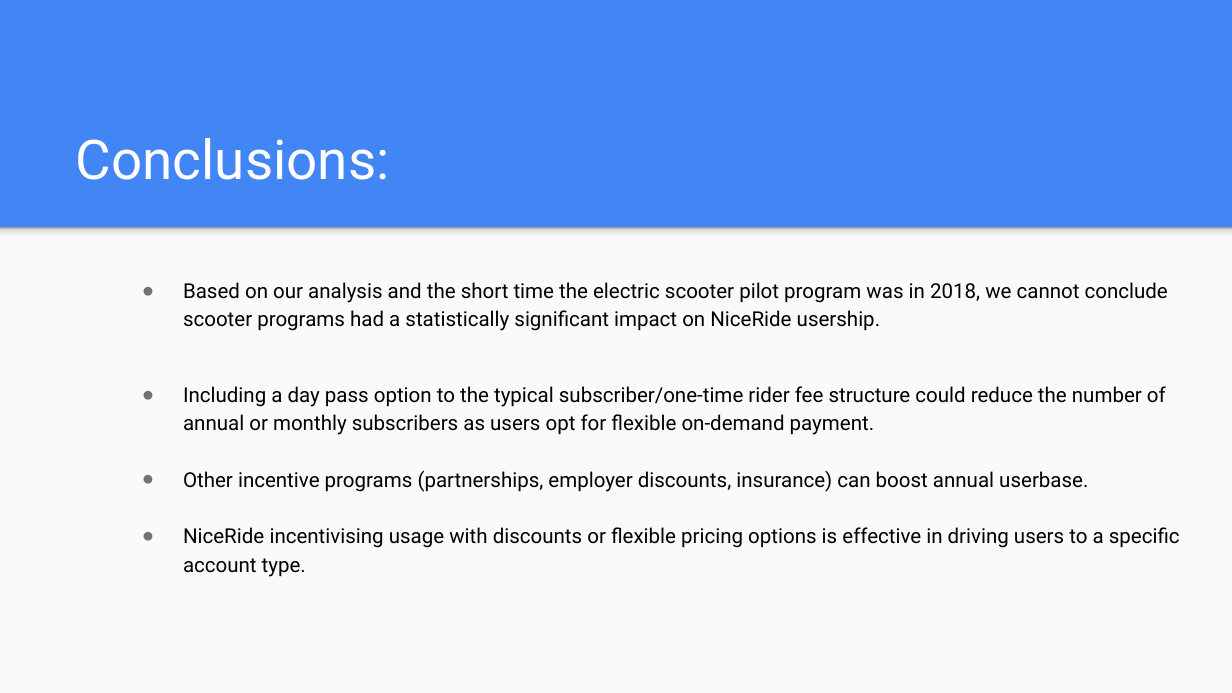
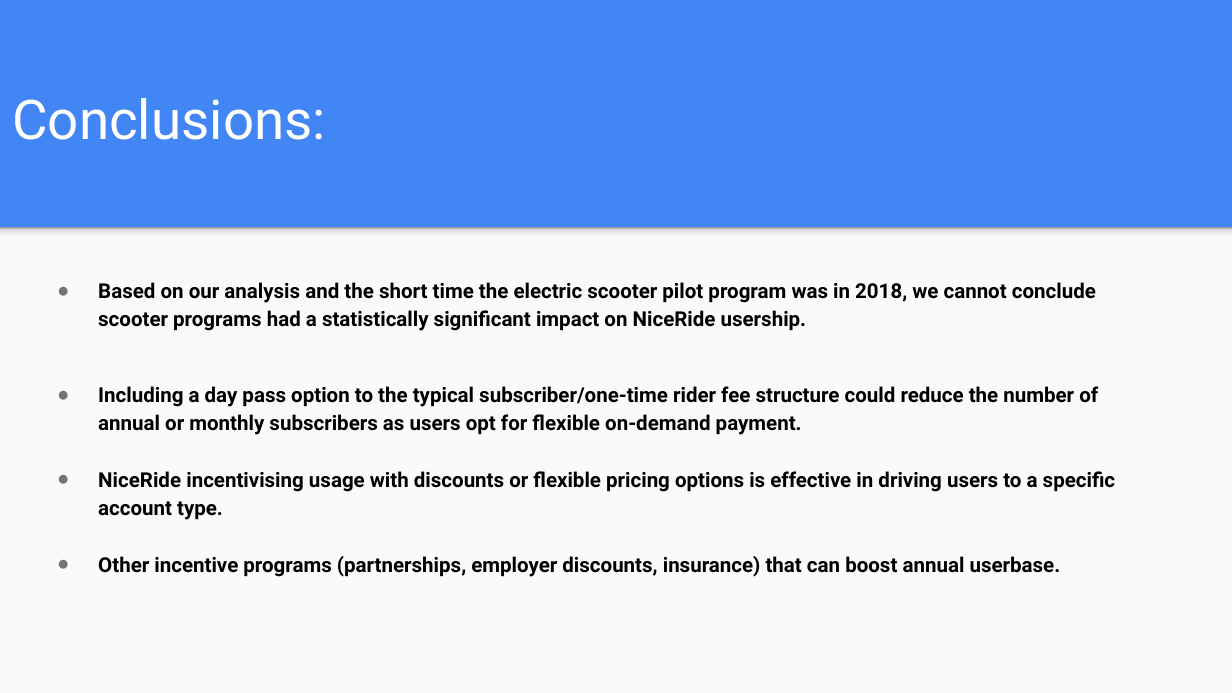
Before and after one commit to tdrygg/Group-Project, a slide deck: slide 22 of Patterns_In_NiceRide_Group6_Final.pptx. Drawn at 1232x693 pixels with LibreOffice and Linux fonts; fonts in the diff are those of the drawing. Boxes give left, top, right and bottom in pixels: in the first picture for what was removed or moved away, otherwise in the second. Text is boxed around its words. In the diff, an @@ line names an element or a change of style, - is before the commit and + after.

```diff
--- a/Patterns_In_NiceRide_Group6_Final.pptx
+++ b/Patterns_In_NiceRide_Group6_Final.pptx
@@ title "Conclusions:": place and size @@
-title "Conclusions:" at box(76, 138, 390, 180)
+title "Conclusions:" at box(12, 98, 326, 140)
@@ text "Based on our analysis and ...": place and size @@
-text "Based on our analysis and ..." at box(183, 282, 1180, 577)
+text "Based on our analysis and ..." at box(98, 282, 1115, 577)
@@ text at box(98, 282, 1115, 520): bold on in "Based on our analysis and the short ...", "Including a day pass option to the ...", "NiceRide incentivising usage with discounts or flexible ..." @@
@@ text at box(183, 470, 1088, 492): paragraph removed @@
-● Other incentive programs (partnerships, employer discounts, insurance) can boost annual userbase.
@@ text at box(98, 556, 1061, 577): paragraph added @@
+● Other incentive programs (partnerships, employer discounts, insurance) that can boost annual userbase.
```
Also in this commit, not shown: 7 other slides changed.
